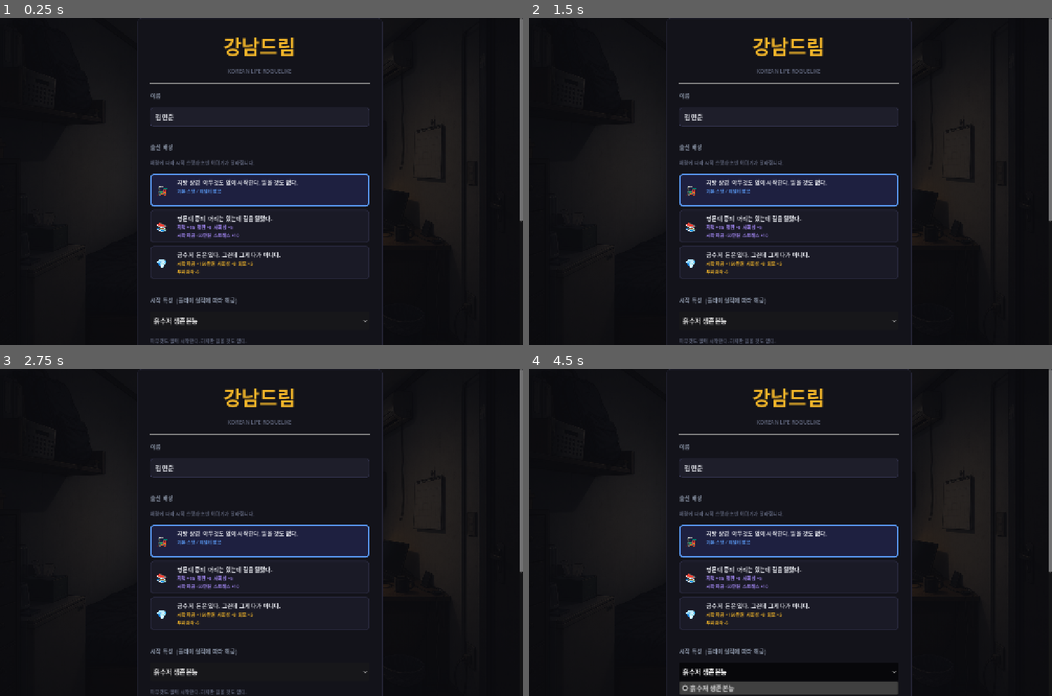
Above: before the commit, frames 1-4 (two rows, left to right).
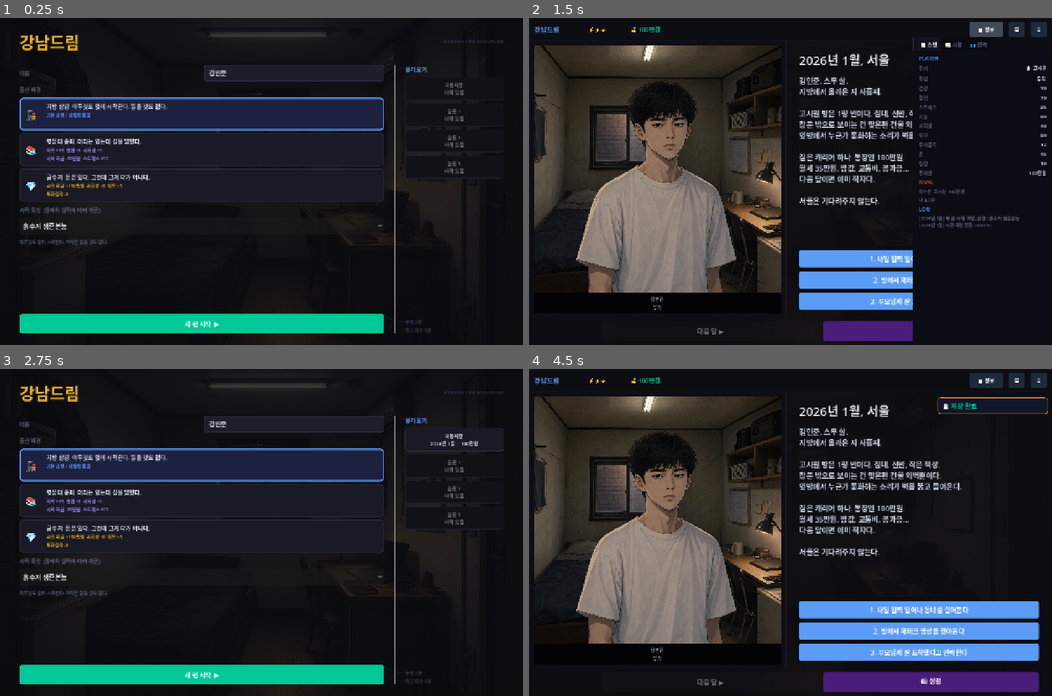
Above: after the commit, the same moments.

Repository: junheeleee/GangnamDream
Game: Godot game, scene res://scenes/StartMenu.tscn
The game is run twice, just before and just after one commit, with the same random seed, the same clock (stepped at 60 frames per second) and the same inputs.
Inputs (mouse positions are in pixels of both pictures, inside the frame that each line leads up to):
- Up to frame 1 (0.25 s): no input
- Up to frame 2 (1.5 s): click (732, 325) at 0.5 s, where only the run after the commit has a clickable "새 런 시작 ▶"; click (984, 31) at 1.25 s, where only the run after the commit has a clickable "📋 정보"
- Up to frame 3 (2.75 s): click (512, 382) at 2 s, where only the run after the commit has a clickable "≡"
- Up to frame 4 (4.5 s): click (984, 440) at 2.75 s, where only the run after the commit has a clickable "자동저장 2026년 1월 · 100만원"; click (1015, 382) at 3.5 s, where only the run after the commit has a clickable "💾"; click (790, 673) at 4.25 s, where only the run before the commit has a clickable "흙수저 생존본능"

The runs differ from the first frame. In frame 1, 20% of the frame differs, in the area x 3-100%, y 0-100%; in frame 2, 39%; in frame 3, 21%; in frame 4, 45%, in the area x 0-100%, y 0-100%.

Commit message:
UI: 스타트화면 스크롤 제거 + 인게임 정보패널 3탭 통합

Diff:
--- a/scenes/MainGame.gd
+++ b/scenes/MainGame.gd
@@ -24,8 +24,7 @@
 var _toast_container: VBoxContainer
 var event_bg: TextureRect
 var character_portrait: TextureRect
-var stats_panel: Control
-var market_panel: Control
+var info_panel: Control
 var player_name_label: Label
 
 const BG_PATHS = {
@@ -117,9 +116,8 @@
 
 	_build_bottom_bar(root)
 
-	# ── 5. 우측 슬라이드 패널들 (기본 숨김) ──
-	_build_stats_panel()
-	_build_market_panel()
+	# ── 5. 우측 슬라이드 정보 패널 (기본 숨김) ──
+	_build_info_panel()
 
 	_build_modal()
 	_build_toast_layer()
@@ -154,17 +152,11 @@
 	top_labels["money"] = money_lbl
 	row.add_child(money_lbl)
 
-	var stats_btn = _small_button("📊 스탯", "#1e2a3a")
-	stats_btn.custom_minimum_size = Vector2(82, 36)
-	stats_btn.size_flags_horizontal = Control.SIZE_SHRINK_END
-	stats_btn.pressed.connect(_toggle_stats_panel)
-	row.add_child(stats_btn)
-
-	var market_btn = _small_button("📈 시세", "#1a2e1a")
-	market_btn.custom_minimum_size = Vector2(82, 36)
-	market_btn.size_flags_horizontal = Control.SIZE_SHRINK_END
-	market_btn.pressed.connect(_toggle_market_panel)
-	row.add_child(market_btn)
+	var info_btn = _small_button("📋 정보", "#1e2a3a")
+	info_btn.custom_minimum_size = Vector2(82, 36)
+	info_btn.size_flags_horizontal = Control.SIZE_SHRINK_END
+	info_btn.pressed.connect(_toggle_info_panel)
+	row.add_child(info_btn)
 
 	var save_btn = _small_button("💾", "#1e2a3a")
 	save_btn.custom_minimum_size = Vector2(40, 36)
@@ -254,118 +246,128 @@
 	choice_box.add_theme_constant_override("separation", 10)
 	layout.add_child(choice_box)
 
-func _build_stats_panel():
-	# 우측 슬라이드 스탯 패널 (320px, 기본 숨김)
-	stats_panel = PanelContainer.new()
+func _build_info_panel():
+	# ── 우측 슬라이드 통합 정보 패널 (340px, 기본 숨김) ──
+	info_panel = PanelContainer.new()
 	var style = StyleBoxFlat.new()
 	style.bg_color = Color(0.05, 0.05, 0.08, 0.97)
 	style.border_color = Color("#252535")
 	style.set_border_width_all(0)
 	style.border_width_left = 1
-	style.content_margin_left = 14
-	style.content_margin_right = 14
-	style.content_margin_top = 12
-	style.content_margin_bottom = 12
-	stats_panel.add_theme_stylebox_override("panel", style)
-	stats_panel.set_anchor(SIDE_LEFT, 1.0)
-	stats_panel.set_anchor(SIDE_TOP, 0.0)
-	stats_panel.set_anchor(SIDE_RIGHT, 1.0)
-	stats_panel.set_anchor(SIDE_BOTTOM, 1.0)
-	stats_panel.offset_left = -320
-	stats_panel.offset_top = 48
-	stats_panel.offset_right = 0
-	stats_panel.offset_bottom = 0
-	stats_panel.visible = false
-	add_child(stats_panel)
-
-	var scroll = ScrollContainer.new()
-	scroll.size_flags_vertical = Control.SIZE_EXPAND_FILL
-	scroll.horizontal_scroll_mode = ScrollContainer.SCROLL_MODE_DISABLED
-	stats_panel.add_child(scroll)
-
-	var box = VBoxContainer.new()
-	box.size_flags_horizontal = Control.SIZE_EXPAND_FILL
-	box.add_theme_constant_override("separation", 5)
-	scroll.add_child(box)
-
-	# ── 스탯 ──
-	box.add_child(_label("PLAYER", 13, "#5b9cf6"))
+	style.content_margin_left = 0
+	style.content_margin_right = 0
+	style.content_margin_top = 0
+	style.content_margin_bottom = 0
+	info_panel.add_theme_stylebox_override("panel", style)
+	info_panel.set_anchor(SIDE_LEFT, 1.0)
+	info_panel.set_anchor(SIDE_TOP, 0.0)
+	info_panel.set_anchor(SIDE_RIGHT, 1.0)
+	info_panel.set_anchor(SIDE_BOTTOM, 1.0)
+	info_panel.offset_left = -340
+	info_panel.offset_top = 48
+	info_panel.offset_right = 0
+	info_panel.offset_bottom = 0
+	info_panel.visible = false
+	add_child(info_panel)
+
+	# ── TabContainer: 스탯 / 시황 / 관계 ──
+	var tabs = TabContainer.new()
+	tabs.size_flags_vertical = Control.SIZE_EXPAND_FILL
+	tabs.size_flags_horizontal = Control.SIZE_EXPAND_FILL
+	var tab_sel = StyleBoxFlat.new()
+	tab_sel.bg_color = Color("#13131f")
+	tab_sel.border_color = Color("#5b9cf6")
+	tab_sel.border_width_bottom = 2
+	tab_sel.content_margin_left = 10
+	tab_sel.content_margin_right = 10
+	tab_sel.content_margin_top = 6
+	tab_sel.content_margin_bottom = 6
+	var tab_unsel = StyleBoxFlat.new()
+	tab_unsel.bg_color = Color("#0a0a12")
+	tab_unsel.border_color = Color("#1e1e2a")
+	tab_unsel.set_border_width_all(0)
+	tab_unsel.content_margin_left = 10
+	tab_unsel.content_margin_right = 10
+	tab_unsel.content_margin_top = 6
+	tab_unsel.content_margin_bottom = 6
+	var tab_panel_style = StyleBoxFlat.new()
+	tab_panel_style.bg_color = Color("#0c0c14")
+	tab_panel_style.set_border_width_all(0)
+	tabs.add_theme_stylebox_override("tab_selected", tab_sel)
+	tabs.add_theme_stylebox_override("tab_unselected", tab_unsel)
+	tabs.add_theme_stylebox_override("panel", tab_panel_style)
+	tabs.add_theme_color_override("font_selected_color", Color("#e8eaf0"))
+	tabs.add_theme_color_override("font_unselected_color", Color("#5a6075"))
+	tabs.add_theme_font_size_override("font_size", 13)
+	info_panel.add_child(tabs)
+
+	# ── Tab 0: 📊 스탯 ──
+	var stat_scroll = ScrollContainer.new()
+	stat_scroll.name = "📊 스탯"
+	stat_scroll.horizontal_scroll_mode = ScrollContainer.SCROLL_MODE_DISABLED
+	tabs.add_child(stat_scroll)
+	var stat_box = VBoxContainer.new()
+	stat_box.size_flags_horizontal = Control.SIZE_EXPAND_FILL
+	stat_box.add_theme_constant_override("separation", 5)
+	var stat_margin = MarginContainer.new()
+	stat_margin.add_theme_constant_override("margin_left", 14)
+	stat_margin.add_theme_constant_override("margin_right", 14)
+	stat_margin.add_theme_constant_override("margin_top", 10)
+	stat_margin.add_theme_constant_override("margin_bottom", 10)
+	stat_margin.size_flags_horizontal = Control.SIZE_EXPAND_FILL
+	stat_margin.add_child(stat_box)
+	stat_scroll.add_child(stat_margin)
+
+	stat_box.add_child(_label("PLAYER", 13, "#5b9cf6"))
 	for key in ["housing", "job", "health", "mental", "stress", "intelligence", "social_skill", "appearance", "investment_skill", "luck", "reputation", "asset"]:
-		var row = HBoxContainer.new()
-		box.add_child(row)
+		var stat_row = HBoxContainer.new()
+		stat_box.add_child(stat_row)
 		var name_label = _label(_stat_name(key), 12, "#5a6075")
 		name_label.custom_minimum_size = Vector2(70, 0)
-		row.add_child(name_label)
+		stat_row.add_child(name_label)
 		var value = _label("", 12, "#e8eaf0")
 		value.horizontal_alignment = HORIZONTAL_ALIGNMENT_RIGHT
 		value.size_flags_horizontal = Control.SIZE_EXPAND_FILL
 		stat_labels[key] = value
-		row.add_child(value)
-
-	# ── 라이벌 ──
-	box.add_child(_label("RIVAL", 13, "#ff4444"))
+		stat_row.add_child(value)
+
+	stat_box.add_child(_label("RIVAL", 13, "#ff4444"))
 	rival_label = _label("—", 11, "#5a6075")
 	rival_label.autowrap_mode = TextServer.AUTOWRAP_WORD_SMART
 	rival_label.clip_text = false
 	rival_label.size_flags_horizontal = Control.SIZE_EXPAND_FILL
-	box.add_child(rival_label)
-
-	# ── 뉴스 ──
-	box.add_child(_label("▸ NEWS", 12, "#f97316"))
-	news_box = VBoxContainer.new()
-	news_box.add_theme_constant_override("separation", 3)
-	box.add_child(news_box)
-
-	# ── 로그 ──
-	box.add_child(_label("LOG", 13, "#5b9cf6"))
+	stat_box.add_child(rival_label)
+
+	stat_box.add_child(_label("LOG", 13, "#5b9cf6"))
 	log_box = RichTextLabel.new()
 	log_box.bbcode_enabled = true
 	log_box.fit_content = true
 	log_box.add_theme_font_size_override("normal_font_size", 11)
 	log_box.add_theme_color_override("default_color", Color("#5a6075"))
-	box.add_child(log_box)
-
-func _toggle_stats_panel():
-	if stats_panel:
-		if market_panel and market_panel.visible:
-			market_panel.visible = false
-		stats_panel.visible = not stats_panel.visible
-
-func _build_market_panel():
-	# 시세 + 관계 + 아이템 전용 패널 (우측, 스탯 패널과 상호 배타적)
-	market_panel = PanelContainer.new()
-	var style = StyleBoxFlat.new()
-	style.bg_color = Color(0.04, 0.08, 0.05, 0.97)
-	style.border_color = Color("#1e3520")
-	style.set_border_width_all(0)
-	style.border_width_left = 1
-	style.content_margin_left = 14
-	style.content_margin_right = 14
-	style.content_margin_top = 12
-	style.content_margin_bottom = 12
-	market_panel.add_theme_stylebox_override("panel", style)
-	market_panel.set_anchor(SIDE_LEFT, 1.0)
-	market_panel.set_anchor(SIDE_TOP, 0.0)
-	market_panel.set_anchor(SIDE_RIGHT, 1.0)
-	market_panel.set_anchor(SIDE_BOTTOM, 1.0)
-	market_panel.offset_left = -340
-	market_panel.offset_top = 48
-	market_panel.offset_right = 0
-	market_panel.offset_bottom = 0
-	market_panel.visible = false
-	add_child(market_panel)
-
-	var scroll = ScrollContainer.new()
-	scroll.size_flags_vertical = Control.SIZE_EXPAND_FILL
-	scroll.horizontal_scroll_mode = ScrollContainer.SCROLL_MODE_DISABLED
-	market_panel.add_child(scroll)
-
-	var box = VBoxContainer.new()
-	box.size_flags_horizontal = Control.SIZE_EXPAND_FILL
-	box.add_theme_constant_override("separation", 6)
-	scroll.add_child(box)
-
-	# ── 시세 ──
+	stat_box.add_child(log_box)
+
+	# ── Tab 1: 📰 시황 ──
+	var news_scroll = ScrollContainer.new()
+	news_scroll.name = "📰 시황"
+	news_scroll.horizontal_scroll_mode = ScrollContainer.SCROLL_MODE_DISABLED
+	tabs.add_child(news_scroll)
+	var news_outer = VBoxContainer.new()
+	news_outer.size_flags_horizontal = Control.SIZE_EXPAND_FILL
+	news_outer.add_theme_constant_override("separation", 6)
+	var news_margin = MarginContainer.new()
+	news_margin.add_theme_constant_override("margin_left", 14)
+	news_margin.add_theme_constant_override("margin_right", 14)
+	news_margin.add_theme_constant_override("margin_top", 10)
+	news_margin.add_theme_constant_override("margin_bottom", 10)
+	news_margin.size_flags_horizontal = Control.SIZE_EXPAND_FILL
+	news_margin.add_child(news_outer)
+	news_scroll.add_child(news_margin)
+
+	news_box = VBoxContainer.new()
+	news_box.add_theme_constant_override("separation", 4)
+	news_box.size_flags_horizontal = Control.SIZE_EXPAND_FILL
+	news_outer.add_child(news_box)
+
 	ticker_rtl = RichTextLabel.new()
 	ticker_rtl.bbcode_enabled = true
 	ticker_rtl.fit_content = true
@@ -373,46 +375,38 @@
 	ticker_rtl.size_flags_horizontal = Control.SIZE_EXPAND_FILL
 	ticker_rtl.add_theme_font_size_override("normal_font_size", 12)
 	ticker_rtl.add_theme_color_override("default_color", Color("#8892a4"))
-	box.add_child(ticker_rtl)
-
-	# ── 관계/아이템 탭 ──
-	var tabs = TabContainer.new()
-	tabs.custom_minimum_size = Vector2(0, 180)
-	box.add_child(tabs)
-	var tab_sel = StyleBoxFlat.new()
-	tab_sel.bg_color = Color("#1e2a1e")
-	tab_sel.border_color = Color("#3fb950")
-	tab_sel.set_border_width_all(1)
-	tab_sel.content_margin_left = 8
-	tab_sel.content_margin_right = 8
-	tab_sel.content_margin_top = 4
-	tab_sel.content_margin_bottom = 4
-	var tab_unsel = StyleBoxFlat.new()
-	tab_unsel.bg_color = Color("#0f140f")
-	tab_unsel.border_color = Color("#1e3520")
-	tab_unsel.set_border_width_all(1)
-	tab_unsel.content_margin_left = 8
-	tab_unsel.content_margin_right = 8
-	tab_unsel.content_margin_top = 4
-	tab_unsel.content_margin_bottom = 4
-	var tab_panel_style = StyleBoxFlat.new()
-	tab_panel_style.bg_color = Color("#0f140f")
-	tab_panel_style.border_color = Color("#1e3520")
-	tab_panel_style.set_border_width_all(1)
-	tabs.add_theme_stylebox_override("tab_selected", tab_sel)
-	tabs.add_theme_stylebox_override("tab_unselected", tab_unsel)
-	tabs.add_theme_stylebox_override("panel", tab_panel_style)
-	tabs.add_theme_color_override("font_selected_color", Color("#e8eaf0"))
-	tabs.add_theme_color_override("font_unselected_color", Color("#5a6075"))
-	tabs.add_theme_font_size_override("font_size", 12)
-	relationship_box = _tab_box(tabs, "관계")
-	inventory_box = _tab_box(tabs, "아이템")
-
-func _toggle_market_panel():
-	if market_panel:
-		if stats_panel and stats_panel.visible:
-			stats_panel.visible = false
-		market_panel.visible = not market_panel.visible
+	news_outer.add_child(ticker_rtl)
+
+	# ── Tab 2: 👥 관계 ──
+	var social_scroll = ScrollContainer.new()
+	social_scroll.name = "👥 관계"
+	social_scroll.horizontal_scroll_mode = ScrollContainer.SCROLL_MODE_DISABLED
+	tabs.add_child(social_scroll)
+	var social_outer = VBoxContainer.new()
+	social_outer.size_flags_horizontal = Control.SIZE_EXPAND_FILL
+	social_outer.add_theme_constant_override("separation", 6)
+	var social_margin = MarginContainer.new()
+	social_margin.add_theme_constant_override("margin_left", 14)
+	social_margin.add_theme_constant_override("margin_right", 14)
+	social_margin.add_theme_constant_override("margin_top", 10)
+	social_margin.add_theme_constant_override("margin_bottom", 10)
+	social_margin.size_flags_horizontal = Control.SIZE_EXPAND_FILL
+	social_margin.add_child(social_outer)
+	social_scroll.add_child(social_margin)
+
+	relationship_box = VBoxContainer.new()
+	relationship_box.add_theme_constant_override("separation", 4)
+	relationship_box.size_flags_horizontal = Control.SIZE_EXPAND_FILL
+	social_outer.add_child(relationship_box)
+
+	inventory_box = VBoxContainer.new()
+	inventory_box.add_theme_constant_override("separation", 4)
+	inventory_box.size_flags_horizontal = Control.SIZE_EXPAND_FILL
+	social_outer.add_child(inventory_box)
+
+func _toggle_info_panel():
+	if info_panel:
+		info_panel.visible = not info_panel.visible
 
 func _build_bottom_bar(parent):
 	var margin = MarginContainer.new()
--- a/scenes/StartMenu.gd
+++ b/scenes/StartMenu.gd
@@ -42,13 +42,13 @@
 	BGMPlayer.start()
 
 func _build_ui():
+	# ── 배경 ──
 	var bg = ColorRect.new()
 	bg.color = Color("#0c0c10")
 	bg.mouse_filter = Control.MOUSE_FILTER_IGNORE
 	bg.set_anchors_preset(Control.PRESET_FULL_RECT)
 	add_child(bg)
 
-	# 배경 분위기 이미지 (고시원 - 시작 화면 분위기)
 	var scene_bg = TextureRect.new()
 	scene_bg.set_anchors_preset(Control.PRESET_FULL_RECT)
 	scene_bg.stretch_mode = TextureRect.STRETCH_SCALE
@@ -60,45 +60,51 @@
 		scene_bg.texture = bg_tex
 	add_child(scene_bg)
 
-	var scroll = ScrollContainer.new()
-	scroll.set_anchors_preset(Control.PRESET_FULL_RECT)
-	scroll.horizontal_scroll_mode = ScrollContainer.SCROLL_MODE_DISABLED
-	add_child(scroll)
-
-	var outer = CenterContainer.new()
-	outer.size_flags_horizontal = Control.SIZE_EXPAND_FILL
-	outer.size_flags_vertical = Control.SIZE_EXPAND_FILL
-	scroll.add_child(outer)
-
-	var panel = PanelContainer.new()
-	panel.custom_minimum_size = Vector2(600, 0)
-	var style = StyleBoxFlat.new()
-	style.bg_color = Color("#13131a")
-	style.border_color = Color("#252535")
-	style.set_border_width_all(1)
-	style.set_corner_radius_all(10)
-	style.content_margin_left = 32
-	style.content_margin_right = 32
-	style.content_margin_top = 32
-	style.content_margin_bottom = 32
-	panel.add_theme_stylebox_override("panel", style)
-	outer.add_child(panel)
-
-	var box = VBoxContainer.new()
-	box.add_theme_constant_override("separation", 18)
-	panel.add_child(box)
-
-	# ── 타이틀 ──
-	box.add_child(_label("강남드림", 48, "#f0b429", HORIZONTAL_ALIGNMENT_CENTER))
-	box.add_child(_label("KOREAN LIFE ROGUELIKE", 13, "#5a6075", HORIZONTAL_ALIGNMENT_CENTER))
-	box.add_child(_sep())
-
-	# ── 이름 입력 ──
-	box.add_child(_label("이름", 14, "#8892a4", HORIZONTAL_ALIGNMENT_LEFT))
+	# ── 메인 레이아웃 (스크롤 없음) ──
+	var margin = MarginContainer.new()
+	margin.set_anchors_preset(Control.PRESET_FULL_RECT)
+	margin.add_theme_constant_override("margin_left", 48)
+	margin.add_theme_constant_override("margin_right", 48)
+	margin.add_theme_constant_override("margin_top", 28)
+	margin.add_theme_constant_override("margin_bottom", 28)
+	add_child(margin)
+
+	var root = VBoxContainer.new()
+	root.add_theme_constant_override("separation", 12)
+	margin.add_child(root)
+
+	# ── 타이틀 행 ──
+	var title_row = HBoxContainer.new()
+	title_row.add_theme_constant_override("separation", 12)
+	root.add_child(title_row)
+	var title_lbl = _label("강남드림", 40, "#f0b429", HORIZONTAL_ALIGNMENT_LEFT)
+	title_lbl.size_flags_horizontal = Control.SIZE_EXPAND_FILL
+	title_row.add_child(title_lbl)
+	title_row.add_child(_label("KOREAN LIFE ROGUELIKE", 12, "#3a3a5a", HORIZONTAL_ALIGNMENT_RIGHT))
+
+	root.add_child(_sep())
+
+	# ── 본문: 왼쪽(새 게임) + 오른쪽(불러오기) ──
+	var cols = HBoxContainer.new()
+	cols.size_flags_vertical = Control.SIZE_EXPAND_FILL
+	cols.add_theme_constant_override("separation", 24)
+	root.add_child(cols)
+
+	# ── 왼쪽 컬럼: 새 게임 설정 ──
+	var left = VBoxContainer.new()
+	left.size_flags_horizontal = Control.SIZE_EXPAND_FILL
+	left.add_theme_constant_override("separation", 10)
+	cols.add_child(left)
+
+	# 이름
+	var name_row = HBoxContainer.new()
+	name_row.add_theme_constant_override("separation", 10)
+	left.add_child(name_row)
+	name_row.add_child(_label("이름", 13, "#5a6075", HORIZONTAL_ALIGNMENT_LEFT))
 	name_input = LineEdit.new()
-	name_input.placeholder_text = "이름을 입력하세요"
+	name_input.placeholder_text = "이름"
 	name_input.text = "김민준"
-	name_input.custom_minimum_size = Vector2(0, 46)
+	name_input.custom_minimum_size = Vector2(0, 40)
 	name_input.size_flags_horizontal = Control.SIZE_EXPAND_FILL
 	var input_style = StyleBoxFlat.new()
 	input_style.bg_color = Color("#1e1e2a")
@@ -111,71 +117,81 @@
 	name_input.add_theme_stylebox_override("focus", input_style)
 	name_input.add_theme_color_override("font_color", Color("#e8eaf0"))
 	name_input.add_theme_color_override("font_placeholder_color", Color("#5a6075"))
-	name_input.add_theme_font_size_override("font_size", 16)
-	box.add_child(name_input)
-
-	# ── 출신 배경 ──
-	box.add_child(_sep())
-	box.add_child(_label("출신 배경", 14, "#8892a4", HORIZONTAL_ALIGNMENT_LEFT))
-	box.add_child(_label("배경에 따라 시작 스탯과 초반 이야기가 달라집니다.", 12, "#5a6075", HORIZONTAL_ALIGNMENT_LEFT))
-
+	name_input.add_theme_font_size_override("font_size", 15)
+	name_row.add_child(name_input)
+
+	# 배경 선택
+	left.add_child(_label("출신 배경", 13, "#5a6075", HORIZONTAL_ALIGNMENT_LEFT))
 	var bg_grid = VBoxContainer.new()
-	bg_grid.add_theme_constant_override("separation", 8)
-	box.add_child(bg_grid)
-
+	bg_grid.add_theme_constant_override("separation", 6)
+	left.add_child(bg_grid)
 	for i in BACKGROUNDS.size():
 		var card = _bg_card(i)
 		bg_grid.add_child(card)
 		bg_cards.append(card)
 	_update_bg_selection()
 
-	# ── 트레이트 (메타 진행 보너스) ──
-	box.add_child(_sep())
-	box.add_child(_label("시작 특성  (플레이 실적에 따라 해금)", 14, "#8892a4", HORIZONTAL_ALIGNMENT_LEFT))
+	# 트레이트
+	left.add_child(_label("시작 특성  (플레이 실적에 따라 해금)", 13, "#5a6075", HORIZONTAL_ALIGNMENT_LEFT))
 	trait_option = OptionButton.new()
-	trait_option.custom_minimum_size = Vector2(0, 44)
+	trait_option.custom_minimum_size = Vector2(0, 40)
 	trait_option.size_flags_horizontal = Control.SIZE_EXPAND_FILL
 	for trait_name in MetaProgression.get_unlocked_traits():
 		trait_option.add_item(trait_name)
 	trait_option.item_selected.connect(_on_trait_selected)
-	box.add_child(trait_option)
-
-	trait_desc_label = _label("", 12, "#5a6075", HORIZONTAL_ALIGNMENT_LEFT)
+	left.add_child(trait_option)
+	trait_desc_label = _label("", 11, "#5a6075", HORIZONTAL_ALIGNMENT_LEFT)
 	trait_desc_label.autowrap_mode = TextServer.AUTOWRAP_WORD_SMART
-	trait_desc_label.custom_minimum_size = Vector2(0, 32)
-	box.add_child(trait_desc_label)
+	left.add_child(trait_desc_label)
 	_on_trait_selected(0)
 
-	# ── 시작 버튼 ──
-	box.add_child(_sep())
+	# 스페이서
+	var spacer = Control.new()
+	spacer.size_flags_vertical = Control.SIZE_EXPAND_FILL
+	left.add_child(spacer)
+
+	# 시작 버튼
 	var new_game = _button("새 런 시작  ▶", "#00c896")
 	new_game.pressed.connect(_start_new_run)
-	box.add_child(new_game)
-
-	# ── 저장 슬롯 ──
-	box.add_child(_sep())
-	box.add_child(_label("저장 슬롯", 14, "#5b9cf6", HORIZONTAL_ALIGNMENT_LEFT))
+	left.add_child(new_game)
+
+	# ── 구분선 ──
+	var vsep = VSeparator.new()
+	vsep.add_theme_color_override("color", Color("#1e1e2a"))
+	cols.add_child(vsep)
+
+	# ── 오른쪽 컬럼: 불러오기 ──
+	var right = VBoxContainer.new()
+	right.custom_minimum_size = Vector2(240, 0)
+	right.add_theme_constant_override("separation", 8)
+	cols.add_child(right)
+
+	right.add_child(_label("불러오기", 14, "#5b9cf6", HORIZONTAL_ALIGNMENT_LEFT))
+
 	for slot in range(0, 4):
 		var info = SaveManager.get_save_info(slot)
-		var lbl = "슬롯 %d" % slot
-		if slot == 0: lbl = "자동저장"
+		var top_line = "자동저장" if slot == 0 else "슬롯 %d" % slot
+		var sub_line = ""
 		if info.get("empty", true):
-			lbl += "  /  비어 있음"
+			sub_line = "비어 있음"
 		else:
-			lbl += "  /  %d년 %d월  /  자산 %s" % [
+			sub_line = "%d년 %d월  ·  %s" % [
 				info.get("year", 2026), info.get("month", 1),
 				_format_money(info.get("total_assets", 0))
 			]
-		var btn = _button(lbl, "#1e1e2a" if info.get("empty", true) else "#5b9cf6")
-		btn.disabled = info.get("empty", true)
-		btn.pressed.connect(Callable(self, "_load_slot").bind(slot))
-		box.add_child(btn)
-
-	# ── 메타 통계 ──
+		var slot_btn = _slot_button(top_line, sub_line, not info.get("empty", true))
+		if not info.get("empty", true):
+			slot_btn.pressed.connect(Callable(self, "_load_slot").bind(slot))
+		right.add_child(slot_btn)
+
+	var right_spacer = Control.new()
+	right_spacer.size_flags_vertical = Control.SIZE_EXPAND_FILL
+	right.add_child(right_spacer)
+
 	var meta = MetaProgression.data
-	box.add_child(_label(
-		"누적 %d런  /  최고 자산 %s" % [meta.get("total_runs", 0), _format_money(meta.get("best_asset", 0))],
-		12, "#3a3a5a", HORIZONTAL_ALIGNMENT_CENTER))
+	right.add_child(_label(
+		"누적 %d런\n최고 자산 %s" % [meta.get("total_runs", 0), _format_money(meta.get("best_asset", 0))],
+		11, "#3a3a5a", HORIZONTAL_ALIGNMENT_LEFT))
 
 # ── 배경 카드 생성 ──────────────────────────────────────────────
 func _bg_card(index: int) -> PanelContainer:
@@ -350,6 +366,33 @@
 	button.add_theme_font_size_override("font_size", 15)
 	return button
 
+func _slot_button(top_line: String, sub_line: String, enabled: bool) -> Button:
+	var btn = Button.new()
+	btn.custom_minimum_size = Vector2(0, 56)
+	btn.size_flags_horizontal = Control.SIZE_EXPAND_FILL
+	btn.disabled = not enabled
+	var st = StyleBoxFlat.new()
+	st.bg_color = Color("#1a1a26") if enabled else Color("#111118")
+	st.border_color = Color("#3a3a5a") if enabled else Color("#1e1e2a")
+	st.set_border_width_all(1)
+	st.set_corner_radius_all(6)
+	st.content_margin_left = 14
+	st.content_margin_right = 14
+	st.content_margin_top = 8
+	st.content_margin_bottom = 8
+	var st_hover = st.duplicate()
+	st_hover.bg_color = Color("#222236")
+	btn.add_theme_stylebox_override("normal", st)
+	btn.add_theme_stylebox_override("hover", st_hover)
+	btn.add_theme_stylebox_override("disabled", st)
+	# Build label text manually (two-line style)
+	btn.text = "%s\n%s" % [top_line, sub_line]
+	btn.add_theme_font_size_override("font_size", 12)
+	var fc = Color("#e8eaf0") if enabled else Color("#3a3a5a")
+	btn.add_theme_color_override("font_color", fc)
+	btn.add_theme_color_override("font_color_disabled", Color("#3a3a5a"))
+	return btn
+
 func _format_money(amount) -> String:
 	if abs(amount) >= 100_000_000:
 		return "%.1f억원" % (amount / 100_000_000.0)
